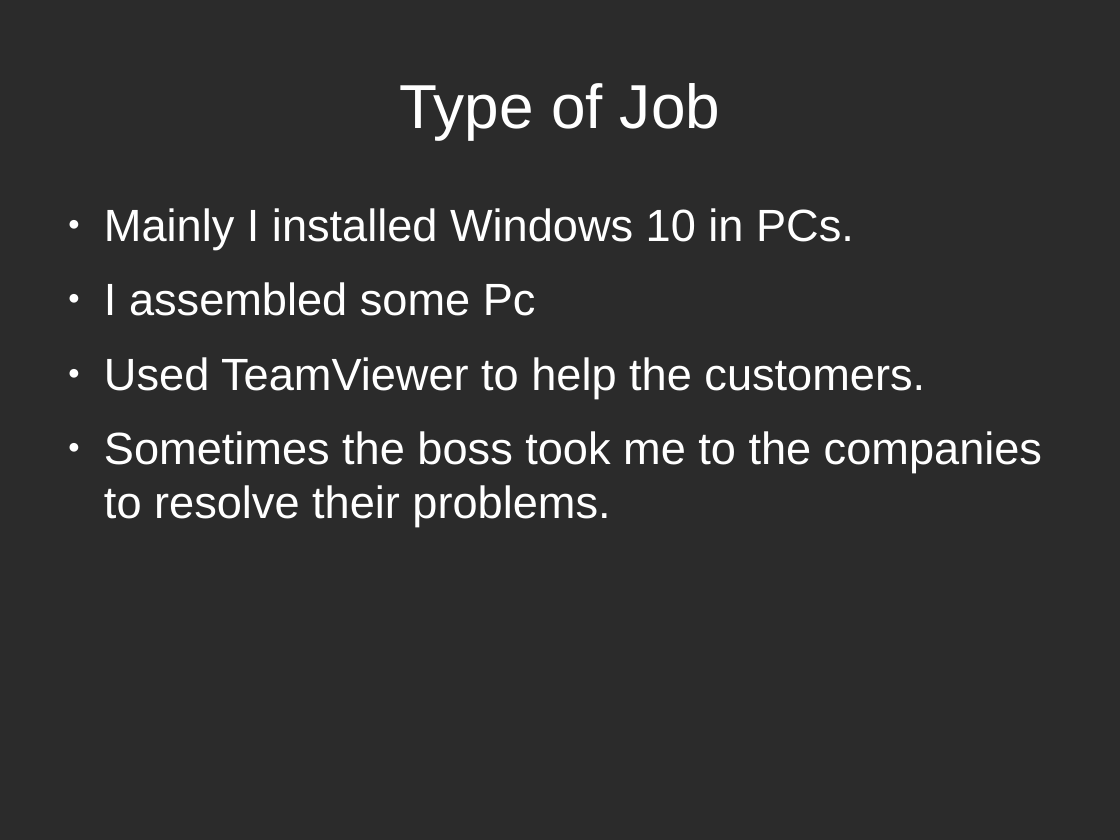
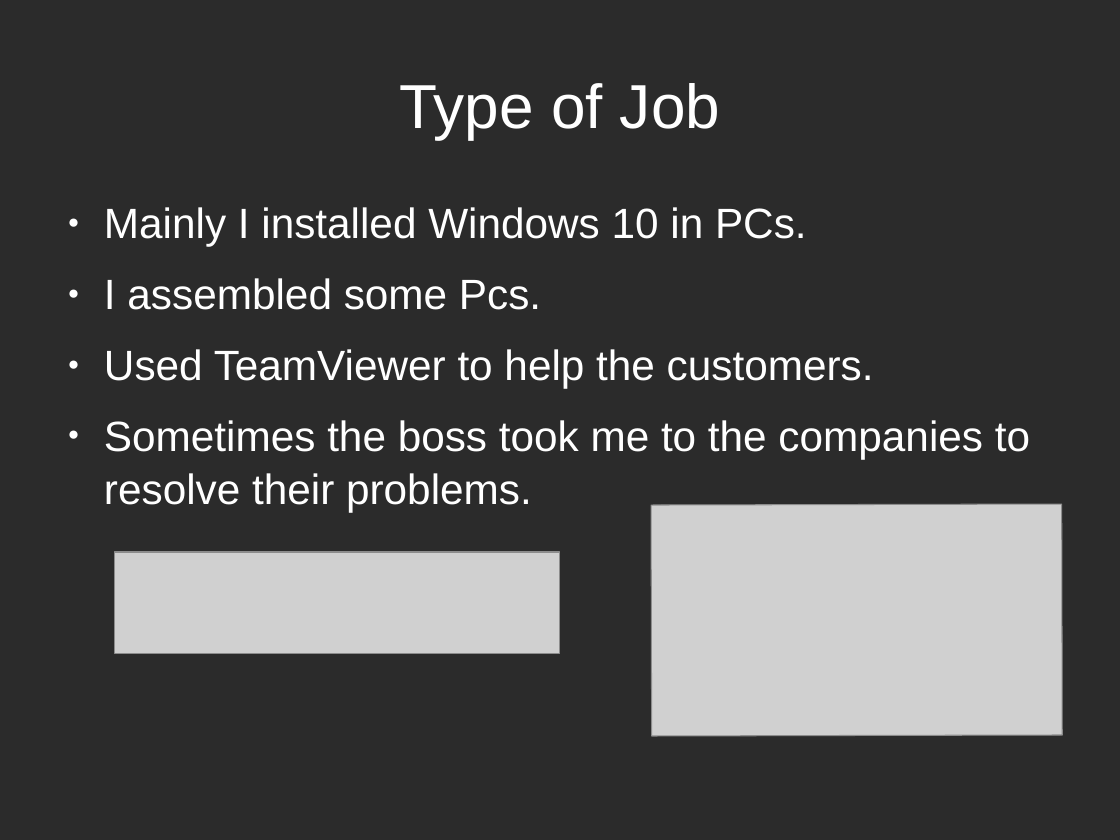
Before and after one commit to Brombe74/Repo, a slide deck: slide 3 of ASL.odp. Drawn at 1120x840 pixels with LibreOffice and Linux fonts; fonts in the diff are those of the drawing; grey boxes stand for pictures; background and template pictures are left out; a plain dark background stands for a picture behind light text. Boxes give left, top, right and bottom in pixels: in the first picture for what was removed or moved away, otherwise in the second. Text is boxed around its words. In the diff, an @@ line names an element or a change of style, - is before the commit and + after.

```diff
--- a/ASL.odp
+++ b/ASL.odp
@@ text at box(104, 207, 1030, 513): size 32 to 30 pt in "Mainly I installed Windows 10 in PCs.", "Used TeamViewer to help the customers.", "Sometimes the boss took me to the ..." @@
@@ text at box(104, 278, 541, 310): text changed; size 32 to 30 pt @@
-● I assembled some Pc
+● I assembled some Pcs.
@@ picture added at box(651, 505, 1062, 736) @@
@@ picture added at box(115, 552, 560, 654) @@
```
Also in this commit, not shown: 2 other slides changed, 1 slide added, 1 other file.
